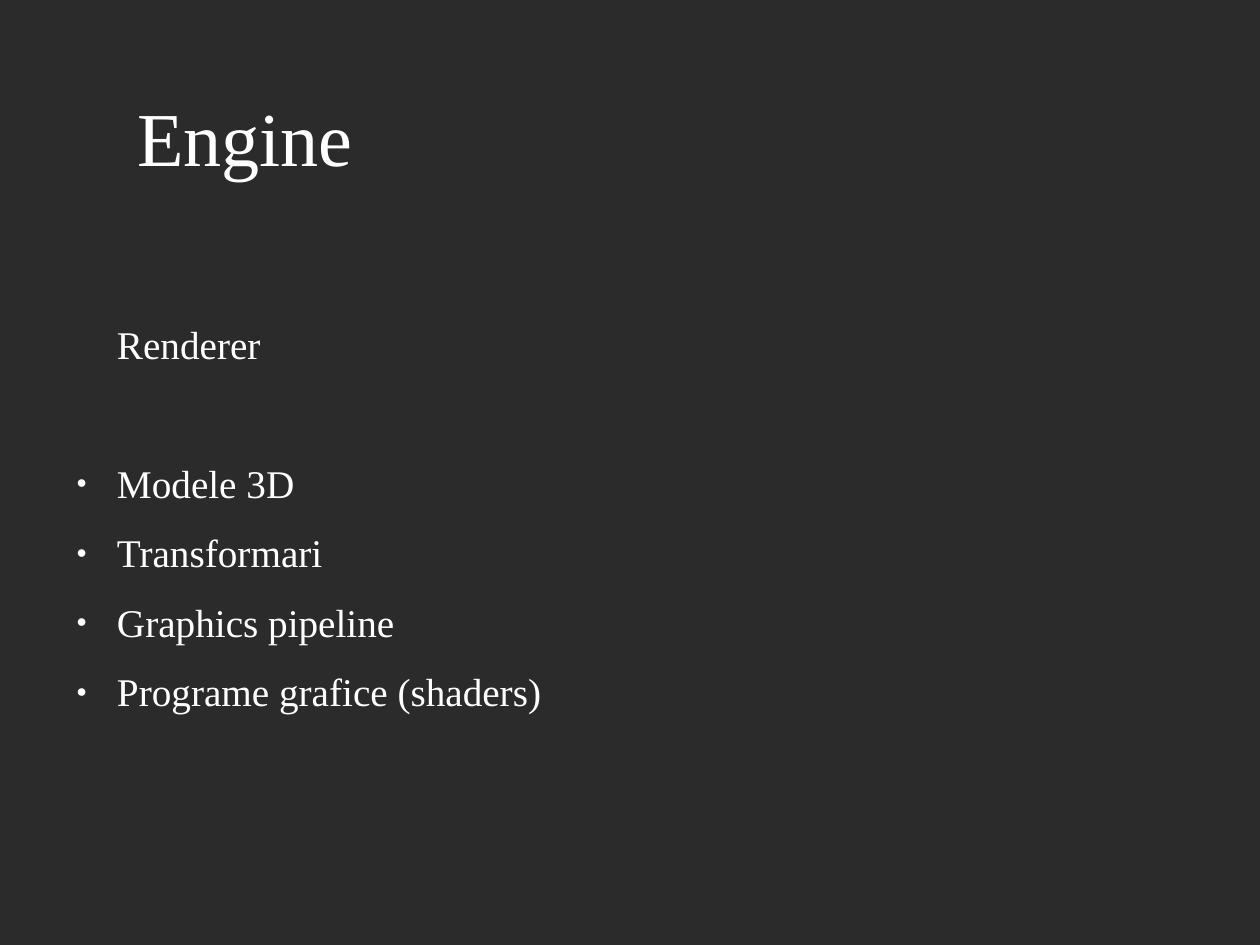
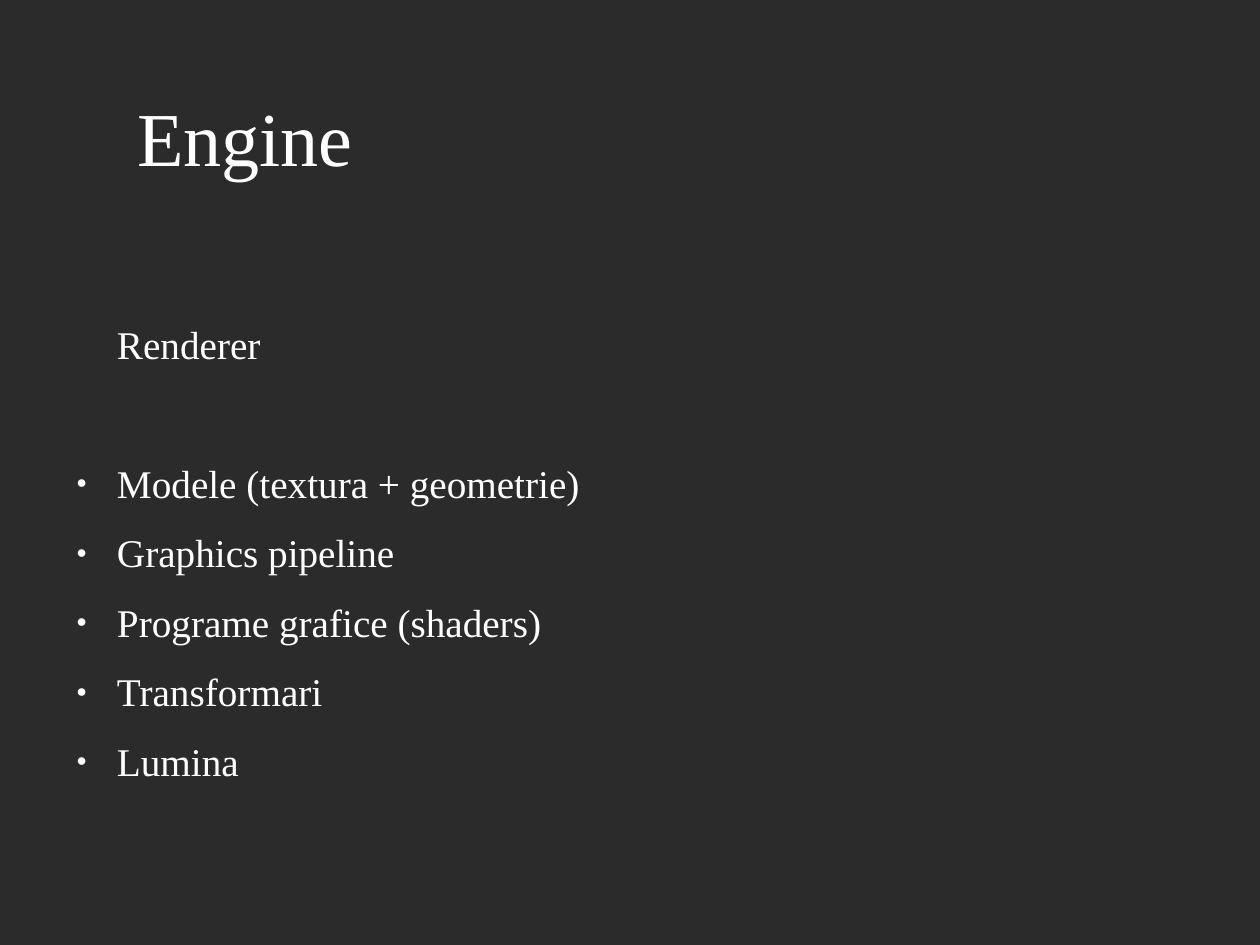
Before and after one commit to AlexandruScutaru/Licenta2019AlexandruOvidiuScutaru, a slide deck: slide 11 of GameEngine3D_prezentare.odp (slide 9 before the commit). Drawn at 1260x945 pixels with LibreOffice and Linux fonts; fonts in the diff are those of the drawing; background and template pictures are left out; a plain dark background stands for a picture behind light text. Boxes give left, top, right and bottom in pixels: in the first picture for what was removed or moved away, otherwise in the second. Text is boxed around its words. In the diff, an @@ line names an element or a change of style, - is before the commit and + after.

```diff
--- a/GameEngine3D_prezentare.odp
+++ b/GameEngine3D_prezentare.odp
@@ text at <box>117,470,580,505</box>: text changed @@
-● Modele 3D
-● Transformari
+● Modele (textura + geometrie)
@@ text at <box>117,678,322,777</box>: paragraphs added @@
+● Transformari
+● Lumina
```
Also in this commit, not shown: 4 other slides changed, 12 slides added, 3 slides removed.
